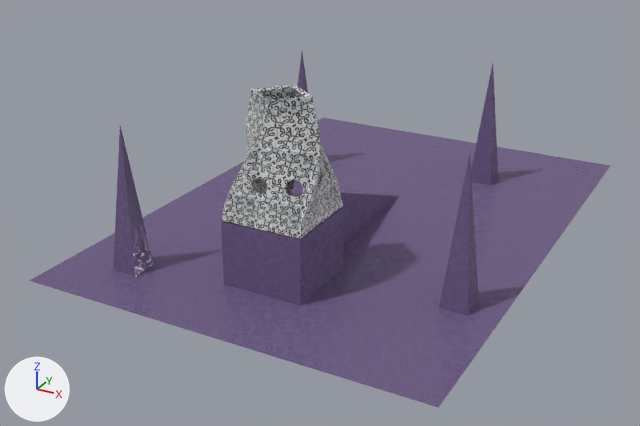
Renders of the glTF model assets/Model.glb from each side of a commit.
The view is the same before and after, from a camera (50 mm lens) standing at (13.5, -31.6, 13.6) and looking at (-0.9, -5.4, 0.6). Arrows for +X, +Y and +Z are at lower left; the lights stay in place. The older version comes first. Where no turn or scale is listed for an object, it has been applied to the vertices.

The first picture shows 'ground', 'house'.
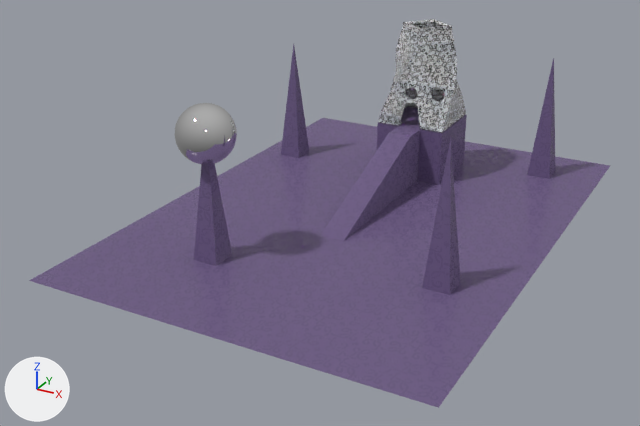
Where the change shows, as pixel boxes (x1, y1, x2, y2) in the pictures (640 x 426 px):
'ground', turned
    before: (29, 53, 610, 408)
    after: (29, 44, 610, 408)
'house', surface changed, recoloured, turned, moved
    before: (222, 84, 343, 239)
    after: (378, 19, 466, 132)
'Sphere', added
    after: (175, 103, 237, 165)

The change, as a diff of the scene's bpy script:
```diff
--- a/assets/Model.glb.py
+++ b/assets/Model.glb.py
@@ mat_material_002 @@
 n0 = _N.new('ShaderNodeBsdfPrincipled'); n0.name = 'Principled BSDF'
+n0.inputs[0].default_value = (0.144, 0.099, 0.223, 1.0)  # 'Base Color', purple #6a5982
 n1 = _N.new('ShaderNodeOutputMaterial'); n1.name = 'Material Output'
+n3 = _N.new('ShaderNodeMath'); n3.name = 'Math'
+n3.operation = 'MULTIPLY'
+n3.inputs[1].default_value = 0.0  # 'Value'
+n4 = _N.new('ShaderNodeSeparateColor'); n4.name = 'Separate Color'
 n2 = _N.new('ShaderNodeTexImage'); n2.name = 'Image Texture'
-n2.image = img_knotpat_001
+n2.image = img_knotpat
 _L.new(n0.outputs[0], n1.inputs[0])  # 'BSDF' to 'Surface'
-_L.new(n2.outputs[0], n0.inputs[0])  # 'Color' to 'Base Color'
+_L.new(n3.outputs[0], n0.inputs[1])  # 'Value' to 'Metallic'
+_L.new(n4.outputs[2], n3.inputs[0])  # 'Blue' to 'Value'
+_L.new(n4.outputs[1], n0.inputs[2])  # 'Green' to 'Roughness'
+_L.new(n2.outputs[0], n4.inputs[0])  # 'Color' to 'Color'
@@ mat_material_005 @@
+mat_material_005 = principled_material('Material.005')
+mat_material_005.texture = img_knotpat_001
@@ mat_material_006 @@
+mat_material_006 = principled_material('Material.006')
+mat_material_006.base_color = (0.8, 0.8, 0.8)  # white #e7e7e7
+mat_material_006.metallic = 1.0
+mat_material_006.roughness = 0.0
@@ me_plane_001 @@
 me_plane_001.from_pydata(...)  # 370 vertices, 666 faces; spans x -10.0..10.0, y -7.1..7.1, z 0.0..5.0
-me_plane_001.materials.append(mat_material_001)
+me_plane_001.materials.append(mat_material_002)
@@ me_plane_002 @@
 me_plane_002.from_pydata(...)  # 660 vertices, 1352 faces; spans x -1.57..1.57, y -1.57..1.57, z -2.28..1.68
-me_plane_002.materials.append(mat_material_002)  # picture img_knotpat_001
+me_plane_002.materials.append(mat_material_005)  # picture img_knotpat_001
@@ me_sphere_001 @@
+me_sphere_001.from_pydata(...)  # a UV sphere (32 segments, 16 rings, poles along z) spanning x -1.0..1.0, y -1.0..1.0, z -1.0..1.0
+me_sphere_001.materials.append(mat_material_006)  # white #e7e7e7
@@ ob_ground @@
 ob_ground.location = (0.0, -3.68, 0.0)
-ob_ground.rotation_euler = (0.0, 0.0, 1.571)  # degrees (0, 0, 90)
+ob_ground.rotation_euler = (0.0, 0.0, -1.571)  # degrees (0, 0, -90)
@@ ob_house @@
 ob_house = bpy.data.objects.new('house', me_plane_002)
-ob_house.location = (0.0, -9.391, 4.547)
-ob_house.rotation_euler = (0.0, 0.0, 1.571)  # degrees (0, 0, 90)
+ob_house.parent = ob_ground
+ob_house.location = (-5.714, 0.0, 4.547)
@@ ob_sphere @@
+ob_sphere = bpy.data.objects.new('Sphere', me_sphere_001)
+ob_sphere.location = (-2.87, -9.4, 4.46)
```
